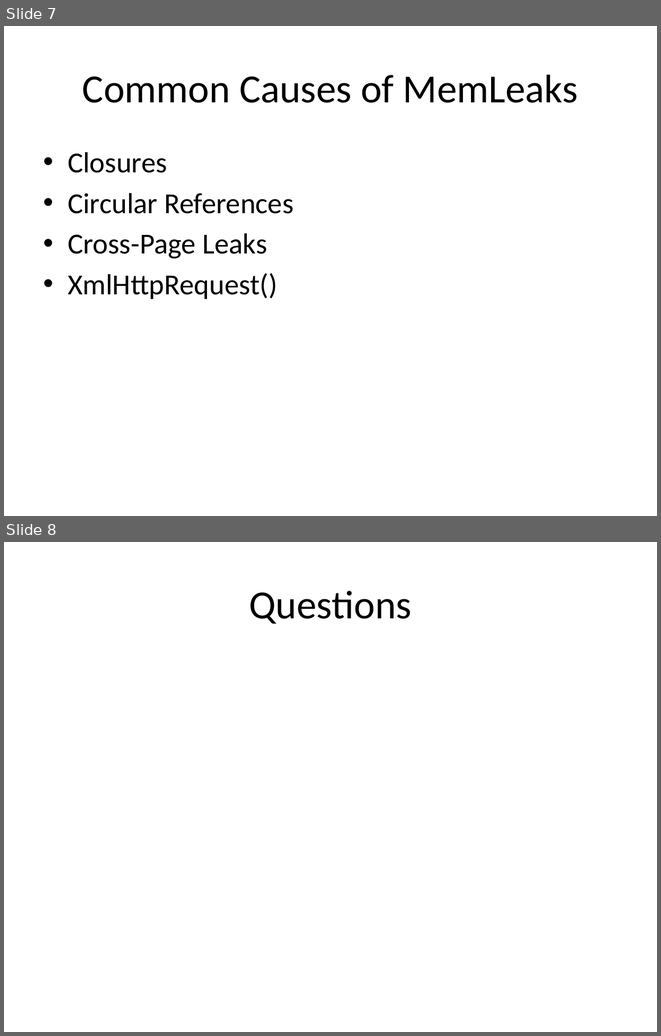
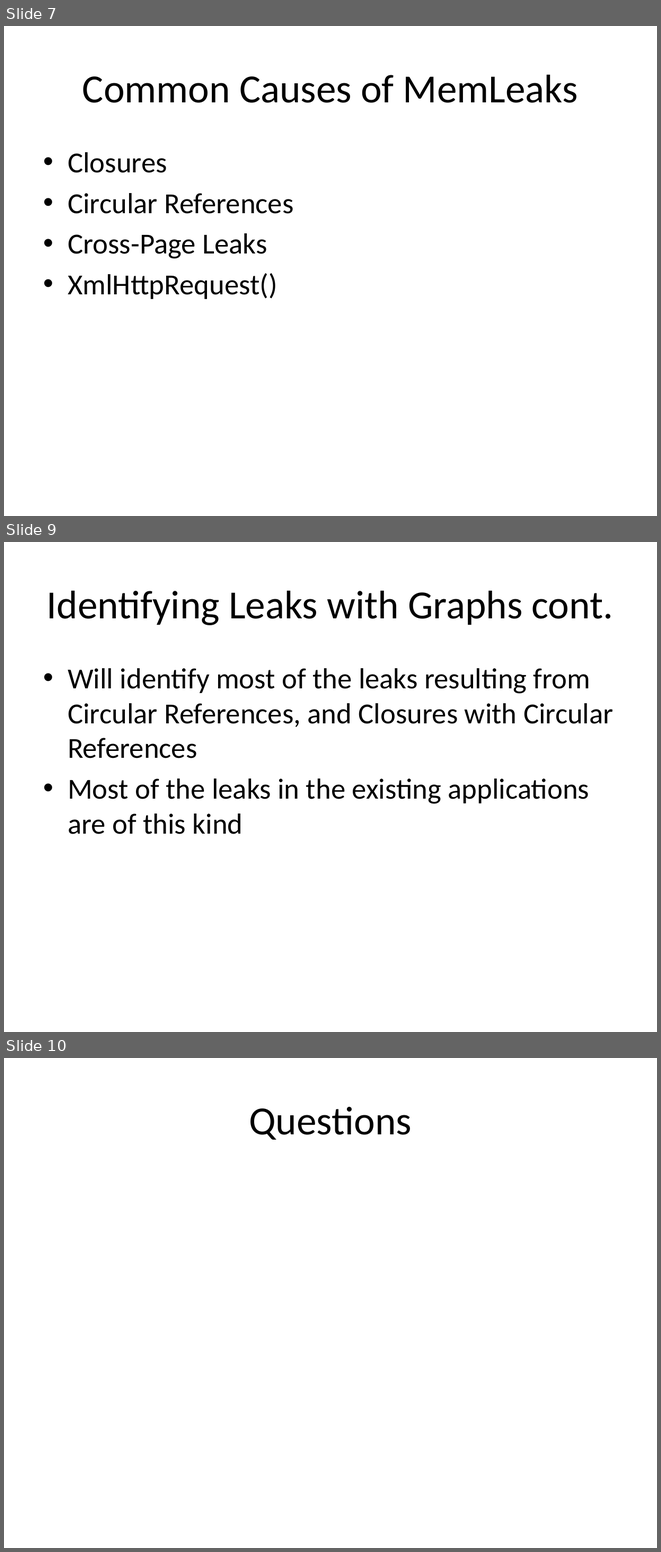
Before and after one commit to pbl2108/E6121_FinalProject, a slide deck: javascriptSlideshow.pptx. Shown one above the other, each under a label of ours: slides 7 and 8 before the commit, slides 7, 9 and 10 after it; the slides between them are not shown. The pictures are 661x1036 and 661x1552 pixels, drawn with LibreOffice and Linux fonts; fonts in the diff are those of the drawing. Boxes give left, top, right and bottom in pixels: in the first picture for what was removed or moved away, otherwise in the second. Text is boxed around its words. In the diff, an @@ line names an element or a change of style, - is before the commit and + after.

```diff
--- a/javascriptSlideshow.pptx
+++ b/javascriptSlideshow.pptx
@@ slide 9 added at bbox=[4, 542, 657, 1032], background #FFFFFF @@
@@ title added at bbox=[47, 590, 614, 625], 44 pt, text #000000 @@
+Identifying Leaks with Graphs cont.
@@ text added at bbox=[68, 668, 614, 834], 32 pt, text #000000 @@
+• Will identify most of the leaks resulting from Circular References, and Closures with Circular References
+• Most of the leaks in the existing applications are of this kind
@@ what was slide 8 is now slide 10 @@
```
Also in this commit, not shown: 1 other slide added.
